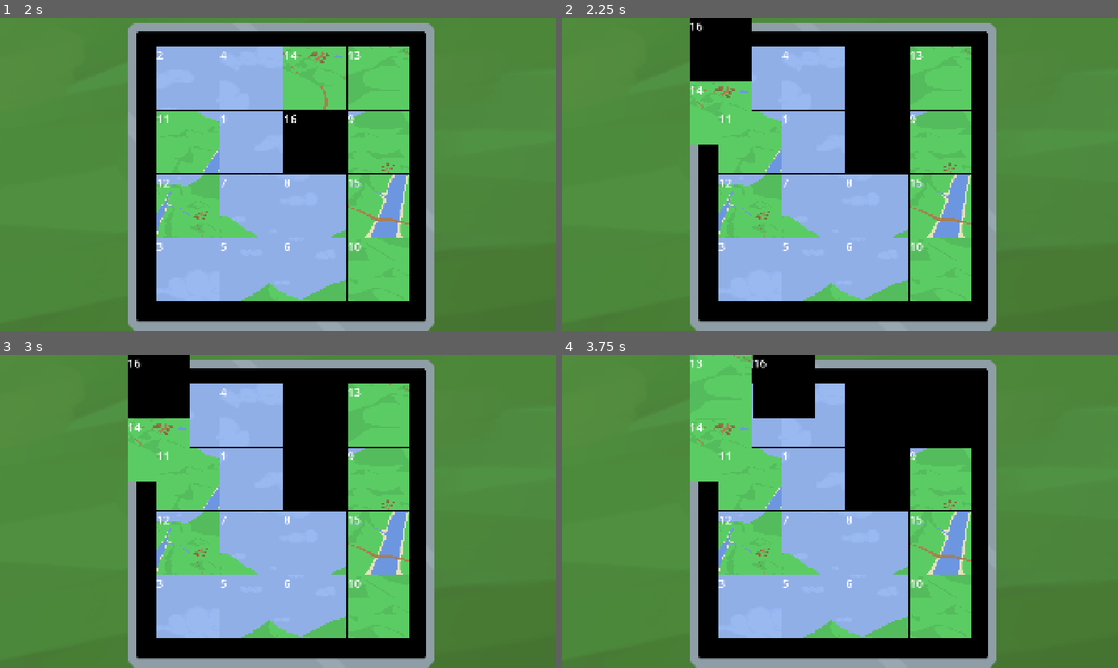
Above: before the commit, frames 1-4 (two rows, left to right).
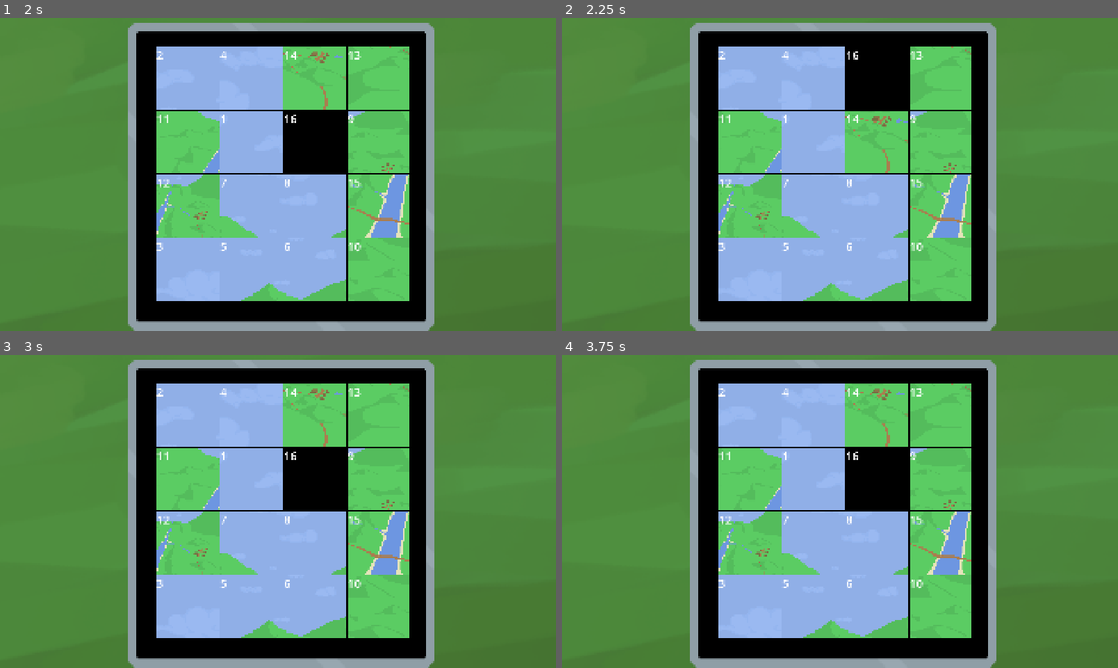
Above: after the commit, the same moments.

Repository: Peanutypowers/Technical-Hurdles
Game: Godot game, scene res://Scenes/board.tscn
The game is run twice, just before and just after one commit, with the same random seed, the same clock (stepped at 60 frames per second) and the same inputs. This scene is started directly instead of the project's main scene.
Inputs:
- Up to frame 1 (2 s): click "2" at 0.5 s; click "4" at 1.25 s
- Up to frame 2 (2.25 s): click "14" at 2 s
- Up to frame 3 (3 s): click "14" at 2.75 s
- Up to frame 4 (3.75 s): click "13" at 3.5 s

Frame 1 is identical in both runs. In frame 2, 5.3% of the frame differs, in the area x 23-63%, y 0-50%; in frame 3, 5.3%; in frame 4, 10%, in the area x 23-74%, y 0-41%.

Commit message:
Fixed Board Game

Diff:
--- a/Scenes/board.gd
+++ b/Scenes/board.gd
@@ -81,11 +81,11 @@
 	if(new_r != null):
 		# Swap them visually
 		var tween_1 = create_tween()
-		tween_1.tween_property(board[row][col], "position", Vector2(new_c * tile_size * 2.75, new_r * tile_size * 2.75), slide_dur)
+		tween_1.tween_property(board[row][col], "position", Vector2(540 + (new_c * tile_size * 2.75), 100 +(new_r * tile_size * 2.75)), slide_dur)
 		#board[row][col].set_position(Vector2(new_c * tile_size * 2.75, new_r * tile_size * 2.75))
 		#board[new_r][new_c].set_position(Vector2(col * tile_size * 2.75, row * tile_size * 2.75))
 		var tween_2 = create_tween()
-		tween_2.tween_property(board[new_r][new_c], "position", Vector2(col * tile_size * 2.75, row * tile_size * 2.75), slide_dur)
+		tween_2.tween_property(board[new_r][new_c], "position", Vector2(540 + (col * tile_size * 2.75), 100 + (row * tile_size * 2.75)), slide_dur)
 
 		# Swap them in board
 		var temp = board[new_r][new_c]
--- a/Scripts/progress_bar.gd
+++ b/Scripts/progress_bar.gd
@@ -20,7 +20,6 @@
 
 # Called when the node enters the scene tree for the first time.
 func _ready() -> void:
-	oneshot3 = false
 	var progress_collider = get_node("Area2D")
 	add_child(new_timer)
 	new_timer.timeout.connect(_on_timer_timeout)
@@ -40,7 +39,7 @@
 		print("cooper 3")
 		new_timer.start(1)
 		cooper_image_2_bool = false
-		oneshot3 == true
+		oneshot3 = true
 
 
 	if size.x > 511:
